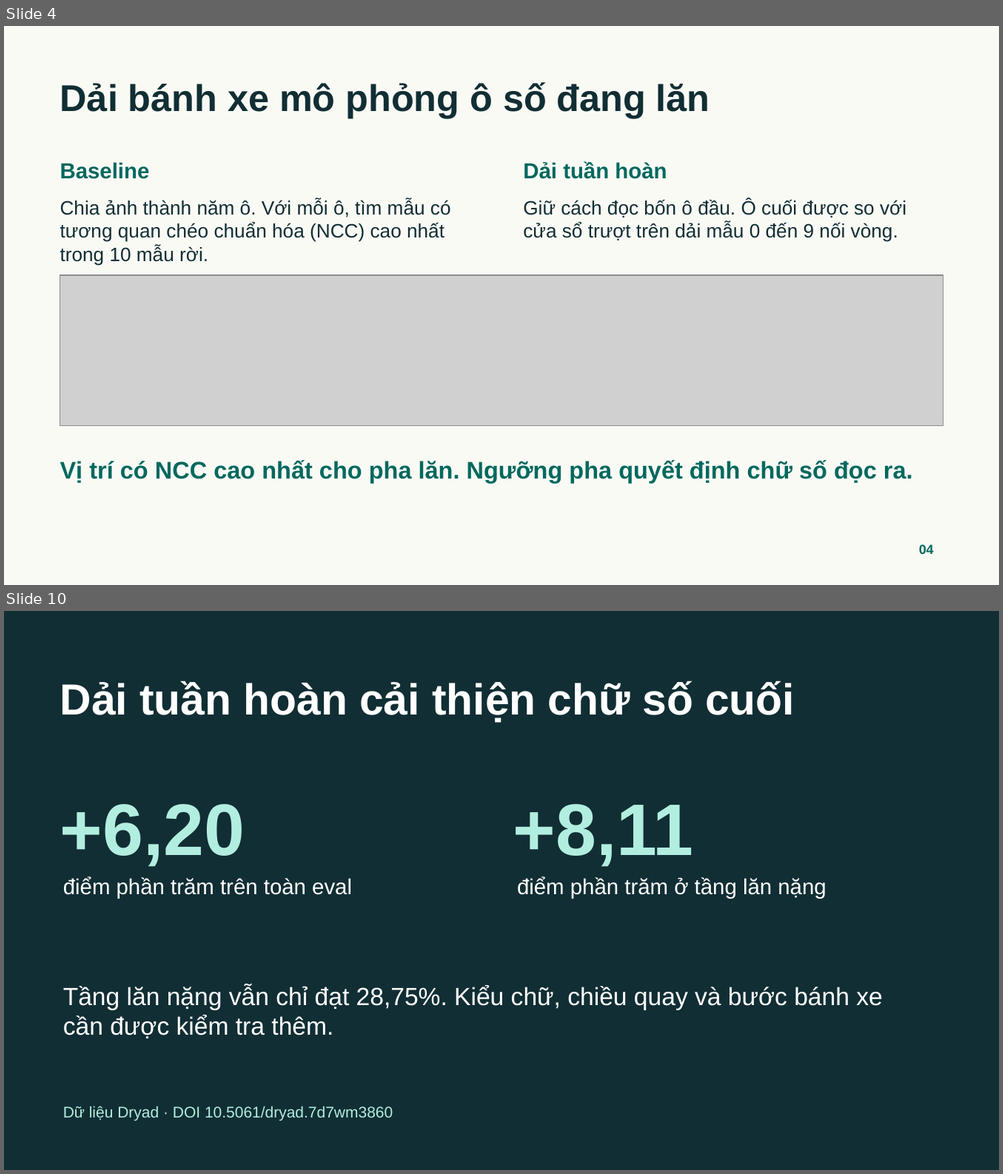
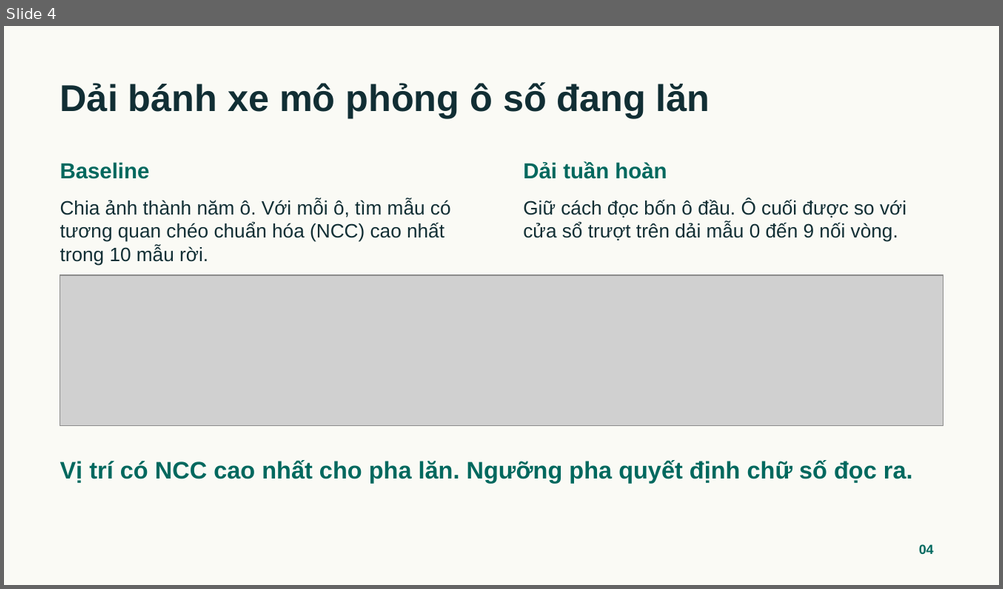
Before and after one commit to qivarnq3g/cv-water-meter-reading, a slide deck: report/Doc-chi-so-dong-ho-nuoc-Suon-thuyet-trinh.pptx. Shown one above the other, each under a label of ours: slides 4 and 10 before the commit, slide 4 after it; the slides between them are not shown. The pictures are 1003x1174 and 1003x589 pixels, drawn with LibreOffice and Linux fonts; fonts in the diff are those of the drawing; grey boxes stand for pictures. Boxes give left, top, right and bottom in pixels: in the first picture for what was removed or moved away, otherwise in the second. Text is boxed around its words. In the diff, an @@ line names an element or a change of style, - is before the commit and + after.

```diff
--- a/report/Doc-chi-so-dong-ho-nuoc-Suon-thuyet-trinh.pptx
+++ b/report/Doc-chi-so-dong-ho-nuoc-Suon-thuyet-trinh.pptx
@@ slide 10 removed at (x1=4, y1=611, x2=999, y2=1170), background #112E34 @@
@@ text removed at (x1=60, y1=681, x2=794, y2=723) @@
-Dải tuần hoàn cải thiện chữ số cuối
@@ text removed at (x1=60, y1=804, x2=245, y2=867) @@
-+6,20
@@ text removed at (x1=513, y1=804, x2=694, y2=867) @@
-+8,11
@@ text removed at (x1=63, y1=877, x2=352, y2=899) @@
-điểm phần trăm trên toàn eval
@@ text removed at (x1=517, y1=877, x2=825, y2=899) @@
-điểm phần trăm ở tầng lăn nặng
@@ text removed at (x1=63, y1=985, x2=882, y2=1039) @@
-Tầng lăn nặng vẫn chỉ đạt 28,75%. Kiểu chữ, chiều quay và bước bánh xe cần được kiểm tra thêm.
@@ text removed at (x1=63, y1=1106, x2=392, y2=1122) @@
-Dữ liệu Dryad · DOI 10.5061/dryad.7d7wm3860
```
Also in this commit, not shown: 5 slides changed, 6 slides added, 1 other slide removed.
